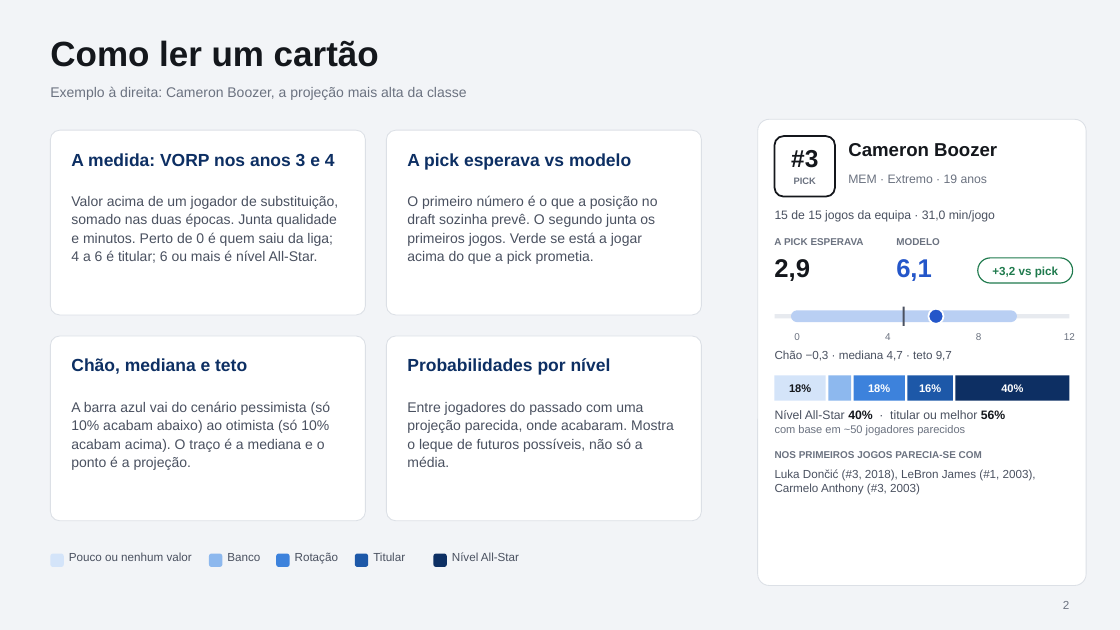
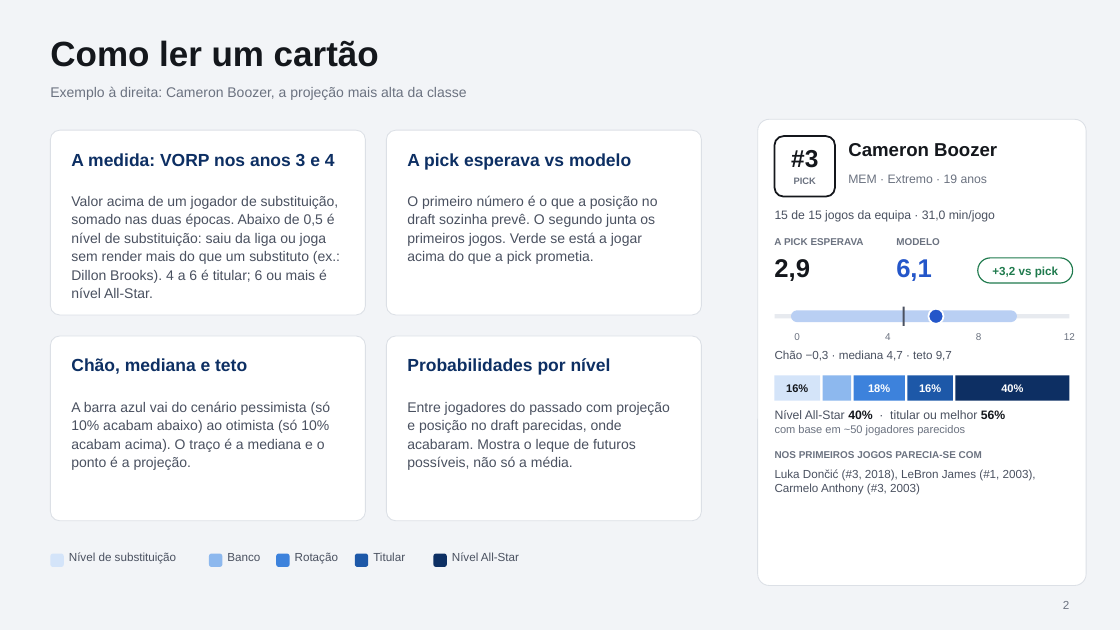
Before and after one commit to coelho121/rookie-projection, a slide deck: slide 2 of reports/rookies_2026_cards.pptx. Drawn at 1120x630 pixels with LibreOffice and Linux fonts; fonts in the diff are those of the drawing. Boxes give left, top, right and bottom in pixels: in the first picture for what was removed or moved away, otherwise in the second. Text is boxed around its words. In the diff, an @@ line names an element or a change of style, - is before the commit and + after.

```diff
--- a/reports/rookies_2026_cards.pptx
+++ b/reports/rookies_2026_cards.pptx
@@ text at box(71, 196, 340, 298): text changed @@
-Valor acima de um jogador de substituição, somado nas duas épocas. Junta qualidade e minutos. Perto de 0 é quem saiu da liga; 4 a 6 é titular; 6 ou mais é nível All-Star.
+Valor acima de um jogador de substituição, somado nas duas épocas. Abaixo de 0,5 é nível de substituição: saiu da liga ou joga sem render mais do que um substituto (ex.: Dillon Brooks). 4 a 6 é titular; 6 ou mais é nível All-Star.
@@ rectangle: place and size @@
-rectangle at box(775, 376, 826, 401)
+rectangle at box(775, 376, 820, 401)
@@ text at box(786, 384, 808, 392): text changed @@
-18%
+16%
@@ rectangle: place and size @@
-rectangle at box(828, 376, 851, 401)
+rectangle at box(823, 376, 851, 401)
@@ text at box(407, 402, 670, 470): text changed @@
-Entre jogadores do passado com uma projeção parecida, onde acabaram. Mostra o leque de futuros possíveis, não só a média.
+Entre jogadores do passado com projeção e posição no draft parecidas, onde acabaram. Mostra o leque de futuros possíveis, não só a média.
@@ text at box(69, 552, 176, 564): text changed @@
-Pouco ou nenhum valor
+Nível de substituição
```
Also in this commit, not shown: 14 other slides changed, 10 other files.
